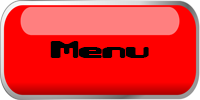
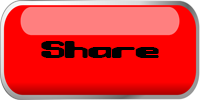
Comparing the layer stacks of the two 200 x 100 images. Changes:
added layer "Share" above "Restart" over [41,41,159,58]
hid "Menu" over [50,41,149,58]
